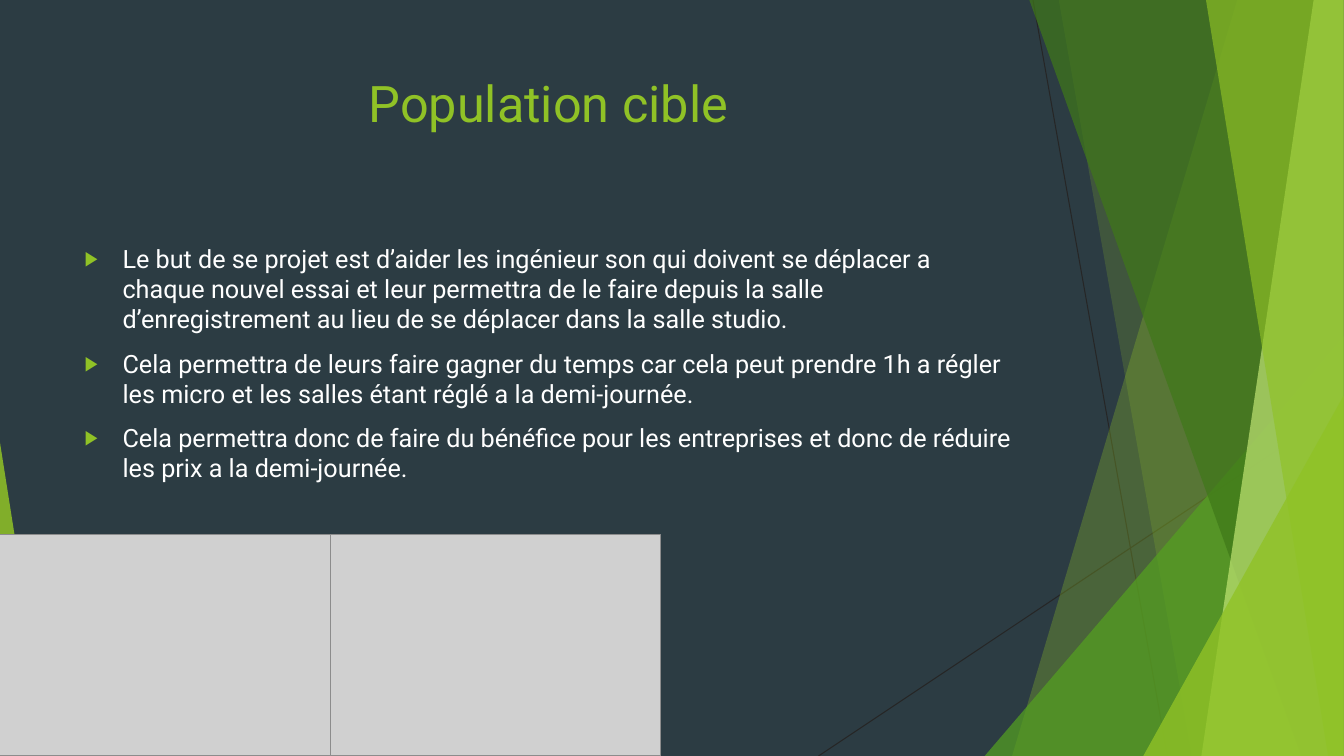
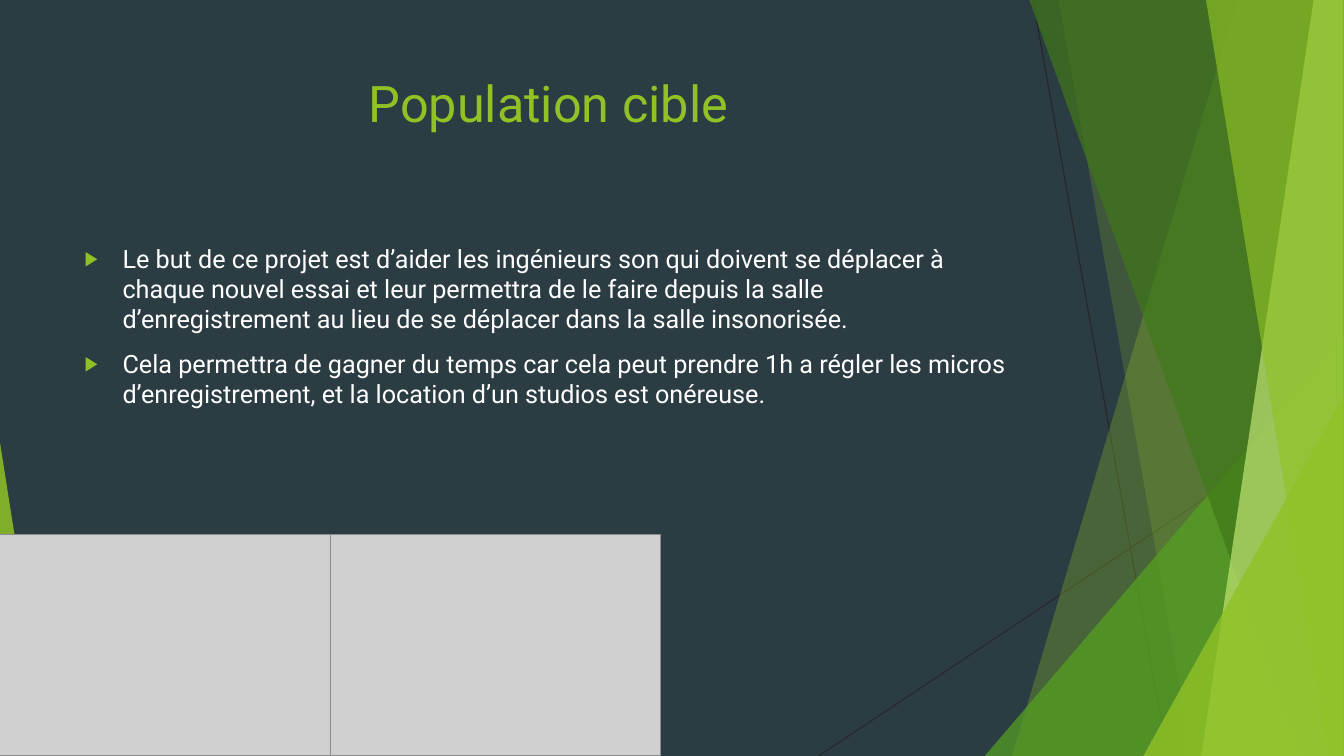
Before and after one commit to MAXENCEWATRIN/GitHub, a slide deck: slide 7 of A trier/Présentation Projet technique.pptx. Drawn at 1344x756 pixels with LibreOffice and Linux fonts; fonts in the diff are those of the drawing; grey boxes stand for pictures. Boxes give left, top, right and bottom in pixels: in the first picture for what was removed or moved away, otherwise in the second. Text is boxed around its words. In the diff, an @@ line names an element or a change of style, - is before the commit and + after.

```diff
--- a/A trier/Présentation Projet technique.pptx
+++ b/A trier/Présentation Projet technique.pptx
@@ text at box(123, 249, 1005, 409): text changed @@
-▶ Le but de se projet est d’aider les ingénieur son qui doivent se déplacer a chaque nouvel essai et leur permettra de le faire depuis la salle d’enregistrement au lieu de se déplacer dans la salle studio.
-▶ Cela permettra de leurs faire gagner du temps car cela peut prendre 1h a régler les micro et les salles étant réglé a la demi-journée.
-▶ Cela permettra donc de faire du bénéfice pour les entreprises et donc de réduire les prix a la demi-journée.
+▶ Le but de ce projet est d’aider les ingénieurs son qui doivent se déplacer à chaque nouvel essai et leur permettra de le faire depuis la salle d’enregistrement au lieu de se déplacer dans la salle insonorisée.
+▶ Cela permettra de gagner du temps car cela peut prendre 1h a régler les micros d’enregistrement, et la location d’un studios est onéreuse.
```
Also in this commit, not shown: 4 other slides changed.
